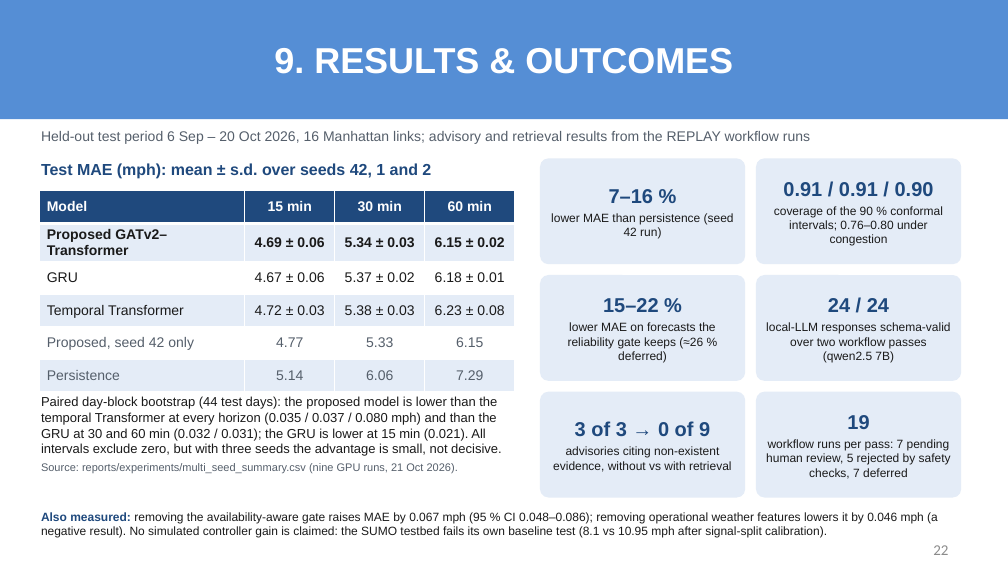
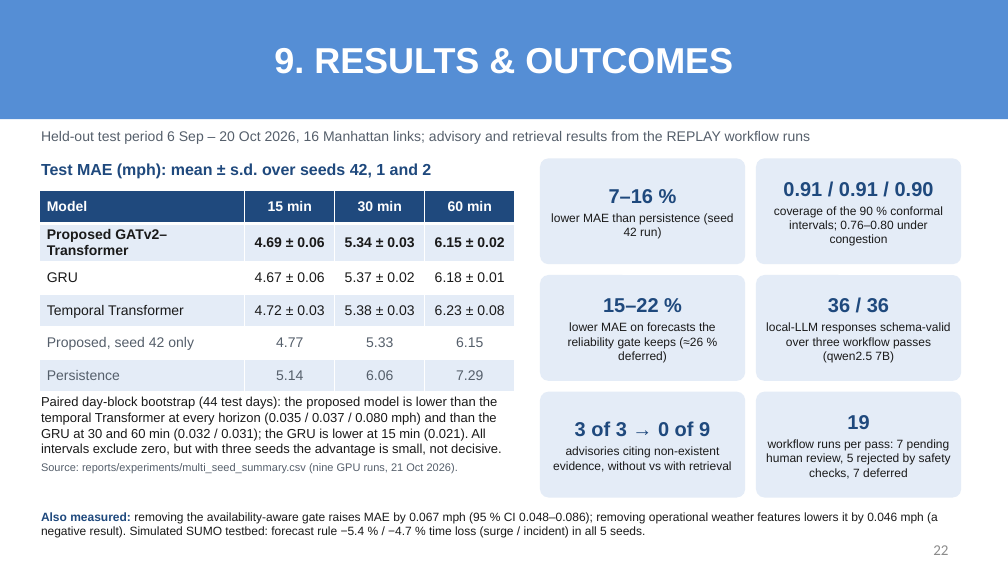
Before and after one commit to sricharansk/Major-Project, a slide deck: slide 22 of presentation/Final_Review_S_K_Sricharan_25MML1010.pptx. Drawn at 1008x576 pixels with LibreOffice and Linux fonts; fonts in the diff are those of the drawing. Boxes give left, top, right and bottom in pixels: in the first picture for what was removed or moved away, otherwise in the second. Text is boxed around its words. In the diff, an @@ line names an element or a change of style, - is before the commit and + after.

```diff
--- a/presentation/Final_Review_S_K_Sricharan_25MML1010.pptx
+++ b/presentation/Final_Review_S_K_Sricharan_25MML1010.pptx
@@ text in rounded rectangle at bbox=[766, 298, 951, 363]: text changed @@
-24 / 24
-local-LLM responses schema-valid over two workflow passes (qwen2.5 7B)
+36 / 36
+local-LLM responses schema-valid over three workflow passes (qwen2.5 7B)
@@ text at bbox=[41, 512, 938, 538]: text changed @@
-Also measured: removing the availability-aware gate raises MAE by 0.067 mph (95 % CI 0.048–0.086); removing operational weather features lowers it by 0.046 mph (a negative result). No simulated controller gain is claimed: the SUMO testbed fails its own baseline test (8.1 vs 10.95 mph after signal-split calibration).
+Also measured: removing the availability-aware gate raises MAE by 0.067 mph (95 % CI 0.048–0.086); removing operational weather features lowers it by 0.046 mph (a negative result). Simulated SUMO testbed: forecast rule −5.4 % / −4.7 % time loss (surge / incident) in all 5 seeds.
```
Also in this commit, not shown: 11 other slides changed, 7 other files.
